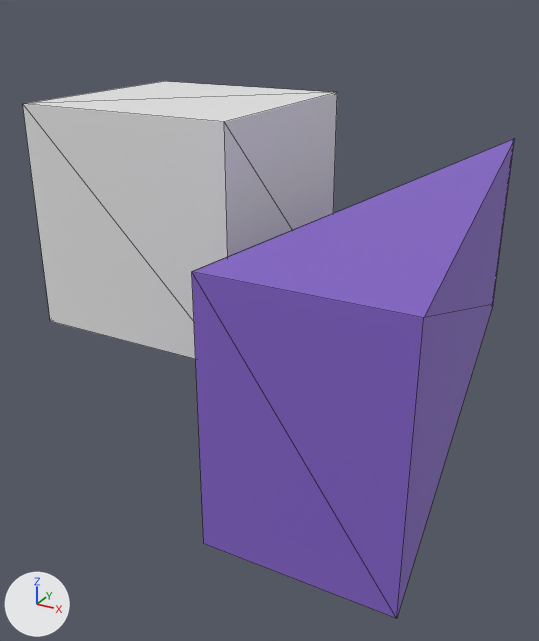
Before and after pictures for a commit that changed the COLLADA model res/axisCube.dae.
Camera for both pictures: a 50 mm camera at (0.0177, -0.0617, 0.0263) aimed at (-0.0157, -0.0008, -0.0042). Arrows for +X, +Y and +Z are at lower left; the lights stay in place. Mesh edges are drawn as thin lines. Where no turn or scale is listed for an object, it has been applied to the vertices.
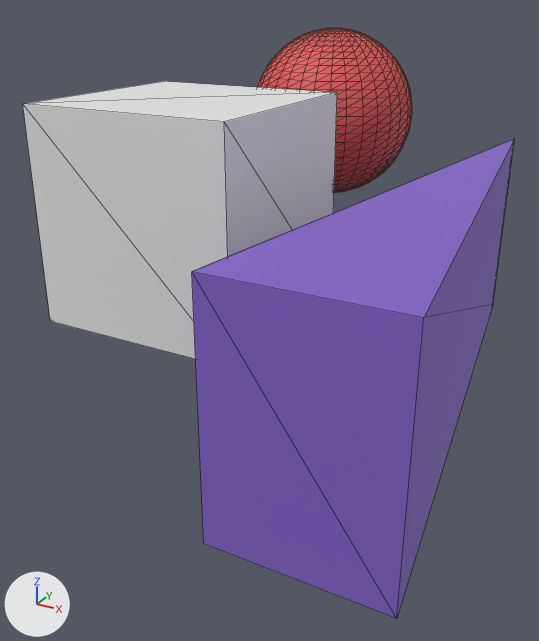
Diff of the bpy script that builds the scene:
```diff
--- a/res/axisCube.dae.py
+++ b/res/axisCube.dae.py
@@ mat_material_002 @@
+mat_material_002 = principled_material('Material_002')
+mat_material_002.base_color = (0.784, 0.0973, 0.0973)  # red #e55858
+mat_material_002.roughness = 0.61
@@ me_sphere_geometry @@
+me_sphere_geometry.from_pydata(...)  # a UV sphere (32 segments, 32 rings, poles along z) spanning x -0.01..0.01, y -0.01..0.01, z -0.01..0.01
+me_sphere_geometry.materials.append(mat_material_002)  # red #e55858
@@ ob_sphere @@
+ob_sphere = bpy.data.objects.new('Sphere', me_sphere_geometry)
+ob_sphere.location = (-0.0224, 0.0279, 0.0122)
```

Boxes (x1, y1, x2, y2) around the edits, measured in the pictures (539 x 641 px):
'Sphere', added (red)
    after: (258, 28, 412, 192)
